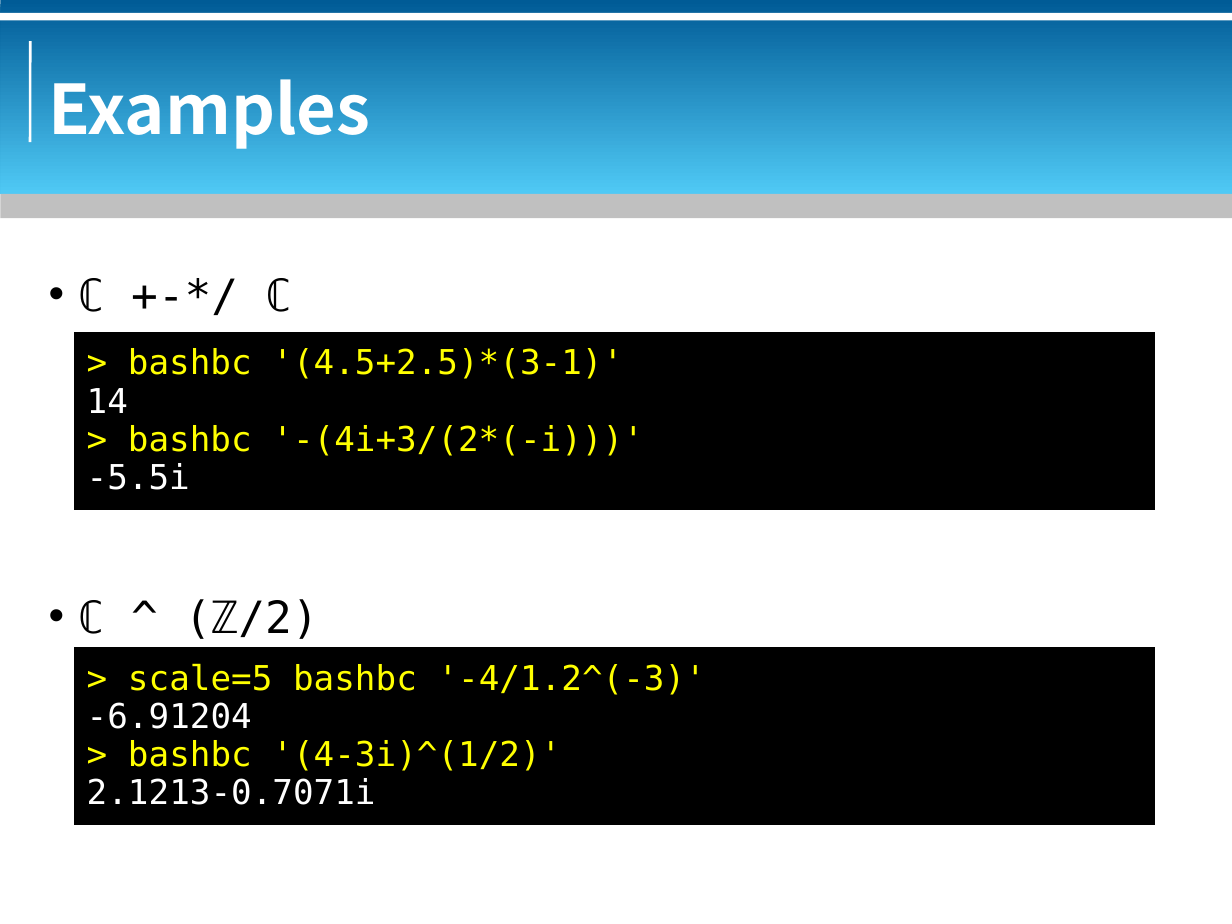
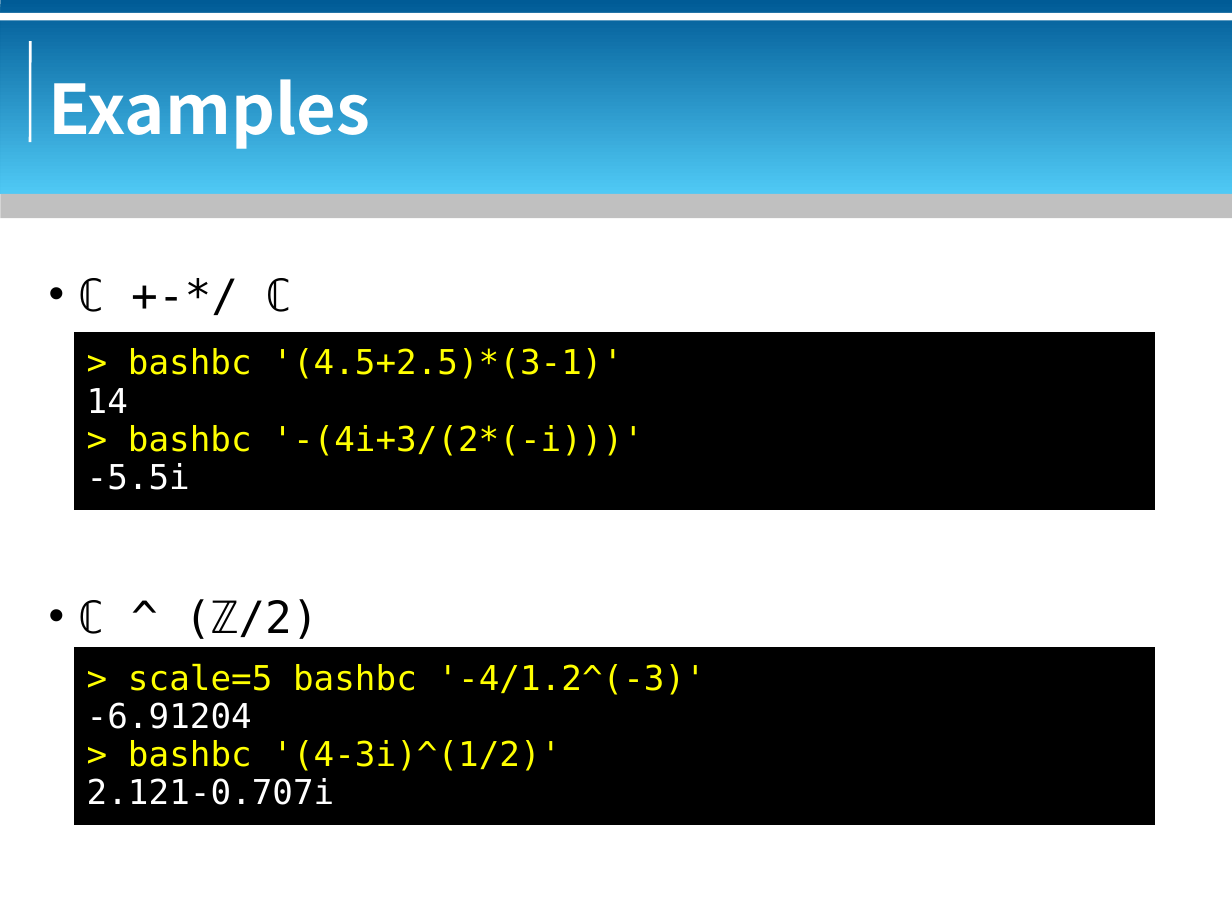
Before and after one commit to bluebat/.presentations, a slide deck: slide 6 of a-command-line-calculator-in-pure-bash.odp. Drawn at 1232x924 pixels with LibreOffice and Linux fonts; fonts in the diff are those of the drawing; background and template pictures are left out. Boxes give left, top, right and bottom in pixels: in the first picture for what was removed or moved away, otherwise in the second. Text is boxed around its words. In the diff, an @@ line names an element or a change of style, - is before the commit and + after.

```diff
--- a/a-command-line-calculator-in-pure-bash.odp
+++ b/a-command-line-calculator-in-pure-bash.odp
@@ text in rectangle at box(87, 778, 335, 805): text changed @@
-2.1213-0.7071i
+2.121-0.707i
```
Also in this commit, not shown: 2 other slides changed, 4 other files.
